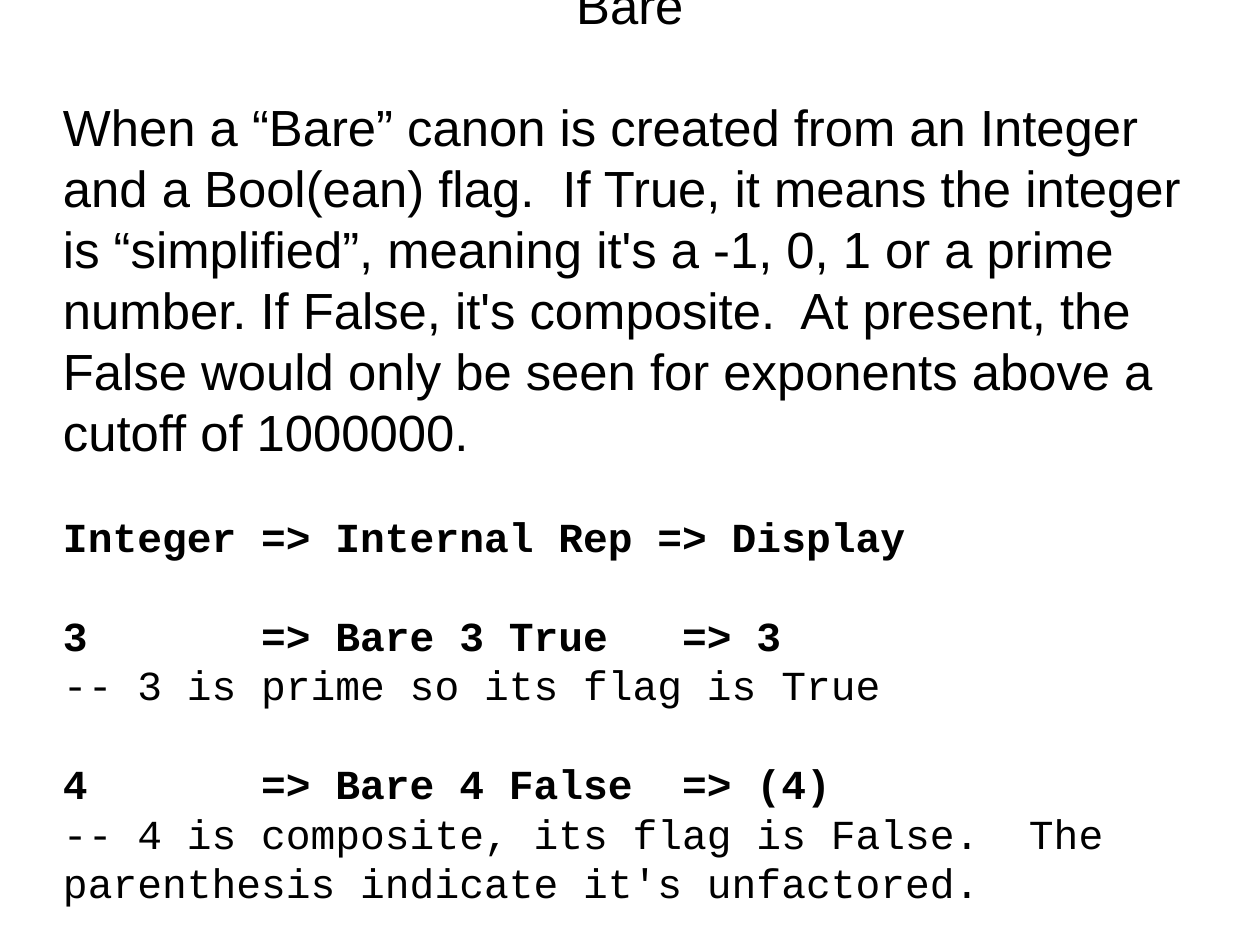
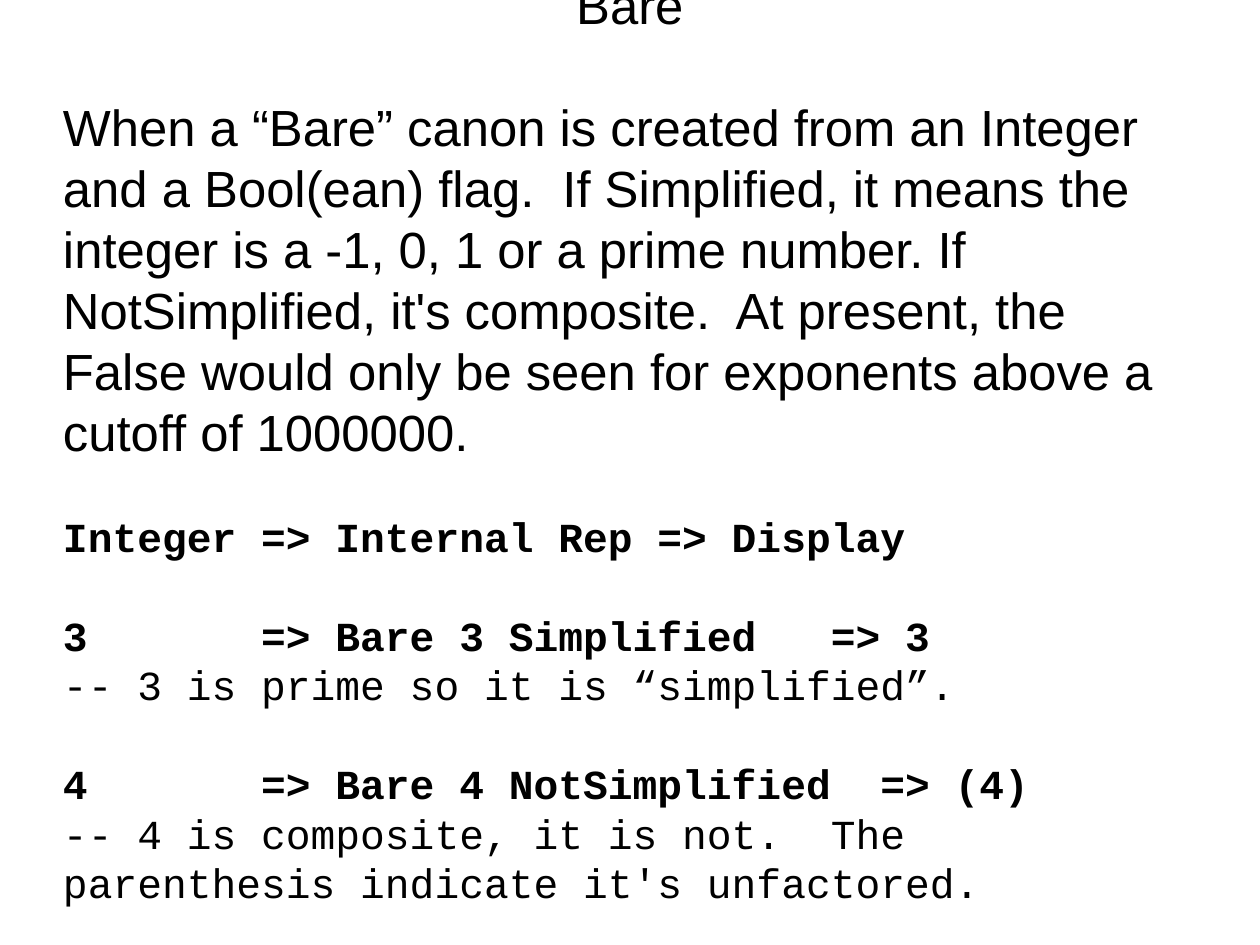
Before and after one commit to grandpascorpion/canon, a slide deck: slide 23 of goBigOrGoHome.odp. Drawn at 1260x945 pixels with LibreOffice and Linux fonts; fonts in the diff are those of the drawing. Boxes give left, top, right and bottom in pixels: in the first picture for what was removed or moved away, otherwise in the second. Text is boxed around its words. In the diff, an @@ line names an element or a change of style, - is before the commit and + after.

```diff
--- a/goBigOrGoHome.odp
+++ b/goBigOrGoHome.odp
@@ subtitle at bbox=[63, 109, 1152, 452]: text changed @@
-When a “Bare” canon is created from an Integer and a Bool(ean) flag. If True, it means the integer is “simplified”, meaning it's a -1, 0, 1 or a prime number. If False, it's composite. At present, the False would only be seen for exponents above a cutoff of 1000000.
+When a “Bare” canon is created from an Integer and a Bool(ean) flag. If Simplified, it means the integer is a -1, 0, 1 or a prime number. If NotSimplified, it's composite. At present, the False would only be seen for exponents above a cutoff of 1000000.
@@ subtitle at bbox=[63, 621, 1029, 907]: text changed @@
-3 => Bare 3 True => 3
--- 3 is prime so its flag is True
-4 => Bare 4 False => (4)
--- 4 is composite, its flag is False. The parenthesis indicate it's unfactored.
+3 => Bare 3 Simplified => 3
+-- 3 is prime so it is “simplified”.
+4 => Bare 4 NotSimplified => (4)
+-- 4 is composite, it is not. The parenthesis indicate it's unfactored.
```
Also in this commit, not shown: 15 other slides changed, 16 other files.
